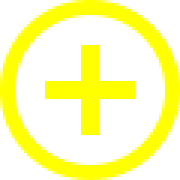
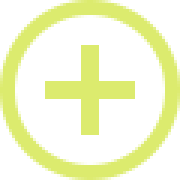
Layered file, before and after one edit (180 x 180). Changes by layer:
painted on "Shape 1" (1st of 2) over <box>45,81,135,99</box>
painted on "Shape 1" (2nd of 2) over <box>81,45,99,135</box>
painted on "Ellipse 1" over <box>0,0,180,180</box>
